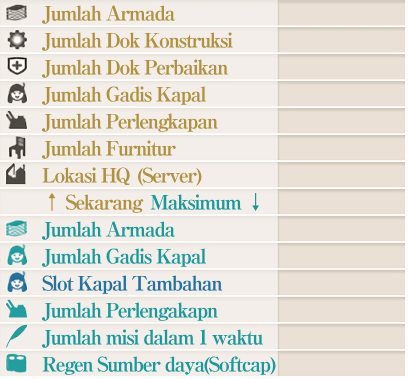
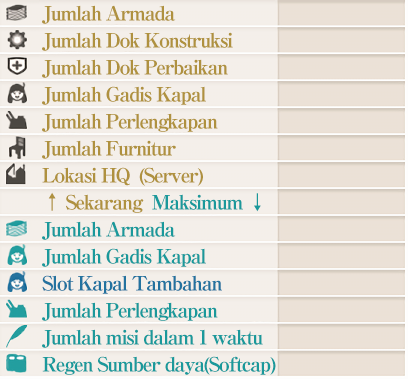
The second w=408, h=379 image is a revision of the first. Changes to its layers:
renamed "Jumlah Armada Jumlah Dok Konstru" to "Jumlah Armada Jumlah Dok Konstruksi Jumlah Dok Perbaikan Jumlah", painted on it over [42, 5, 276, 375]
